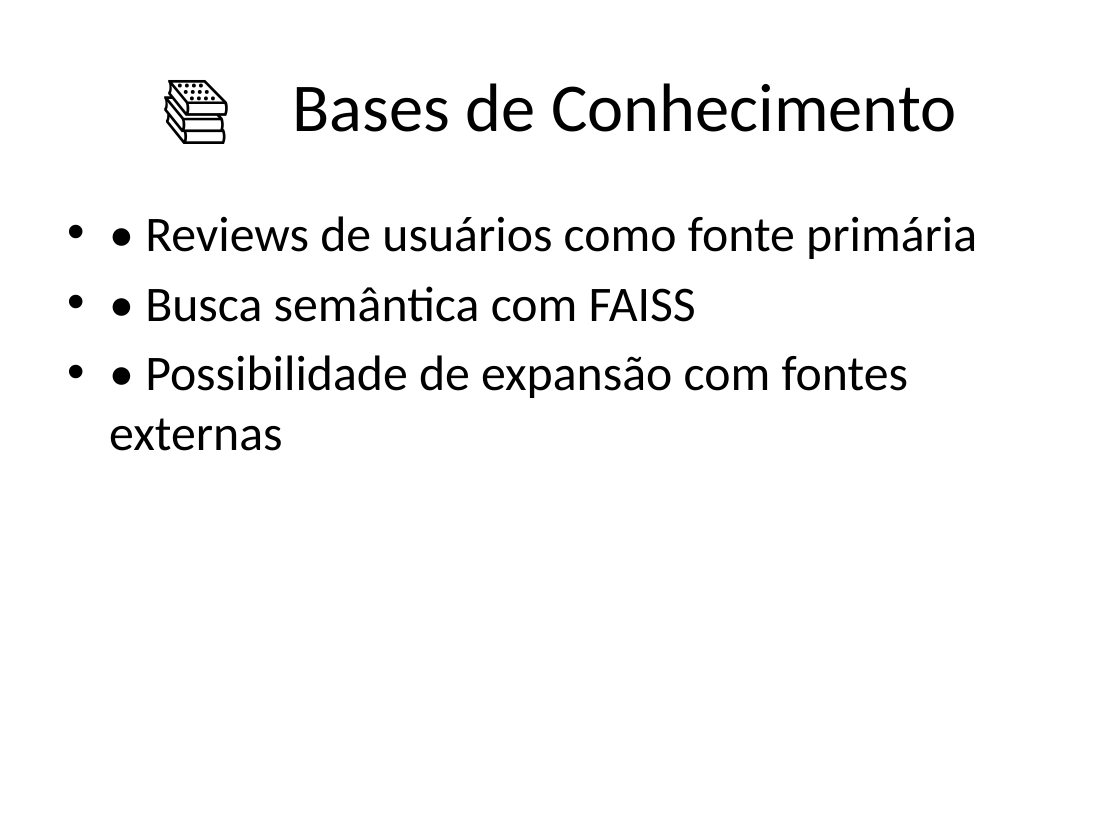
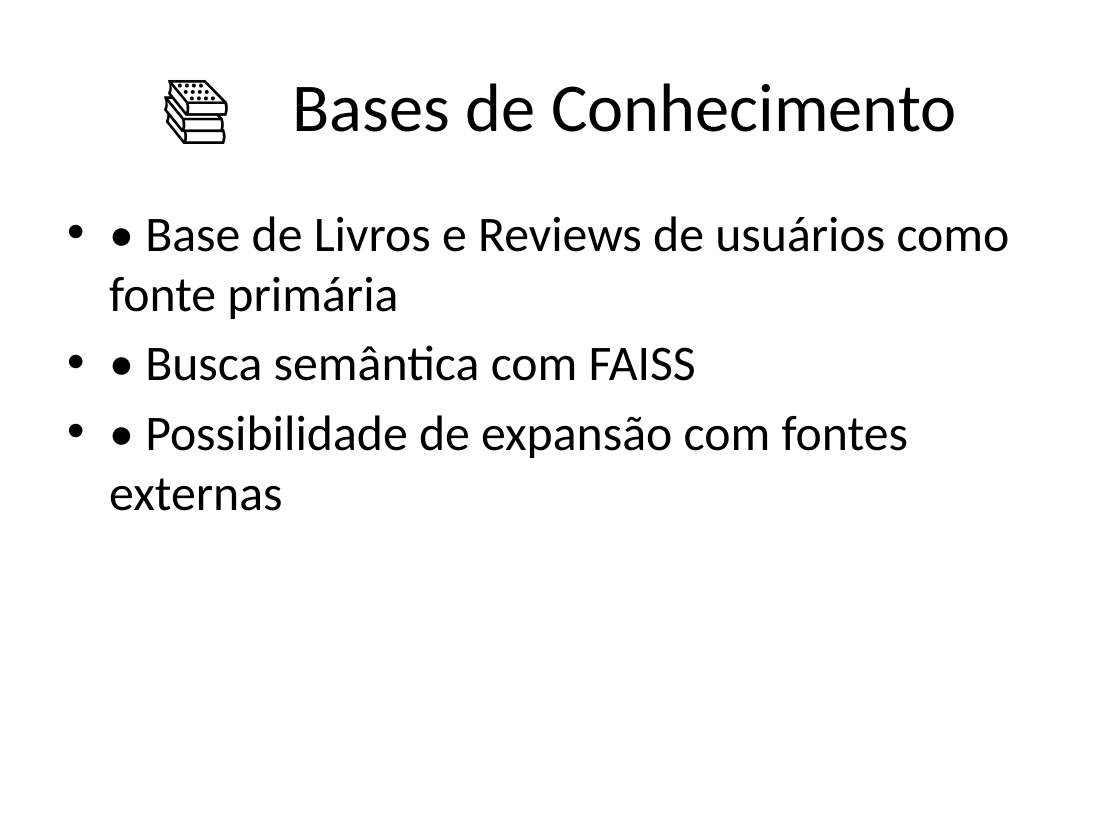
Before and after one commit to agnaldoars/A3Data_Desafio_Livros, a slide deck: slide 31 of Apresentacao_A3Data_Livros.pptx (slide 23 before the commit). Drawn at 1120x840 pixels with LibreOffice and Linux fonts; fonts in the diff are those of the drawing. Boxes give left, top, right and bottom in pixels: in the first picture for what was removed or moved away, otherwise in the second. Text is boxed around its words. In the diff, an @@ line names an element or a change of style, - is before the commit and + after.

```diff
--- a/Apresentacao_A3Data_Livros.pptx
+++ b/Apresentacao_A3Data_Livros.pptx
@@ text at box(109, 216, 1010, 319): text changed @@
-• • Reviews de usuários como fonte primária
+• • Base de Livros e Reviews de usuários como fonte primária
```
Also in this commit, not shown: 19 other slides changed, 11 slides added, 3 slides removed, 2 other files.
